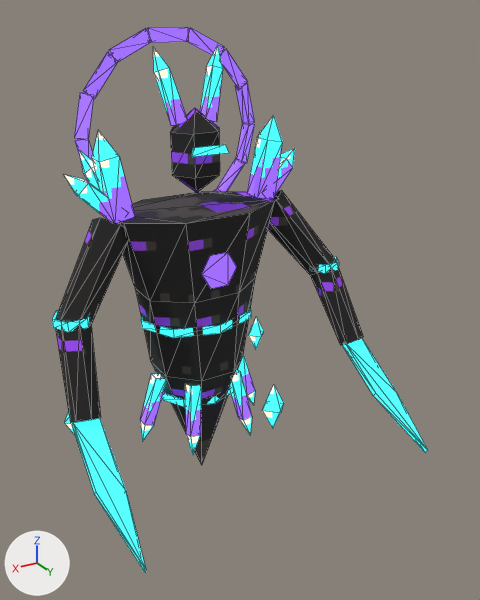
The glTF model apps/client/public/assets/nem_custode.glb, before and after one commit.
Before and after are seen from a 50 mm lens placed at (1.96, 3.86, 3.73), pointed at (-0.08, 0.45, 2.02). The lights are fixed; the arrows at lower left show +X, +Y and +Z. The older version comes first. Mesh edges are drawn as thin lines. Where no turn or scale is listed for an object, it has been applied to the vertices. Vertices at exactly the same position are counted once.

In view in the first picture: 'nem_custode'.
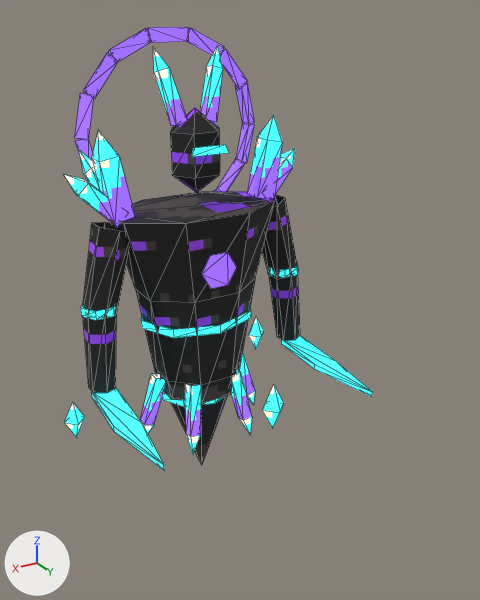
Where the newer file only moved an object's origin or applied its transform, the numbers keep the older frame.

Diff of the bpy script that builds the scene:
```diff
--- a/apps/client/public/assets/nem_custode.glb.py
+++ b/apps/client/public/assets/nem_custode.glb.py
@@ me_nem_custode @@
 # used by ob_nem_custode; location = (0.009, 0.379, 2.049)
-me_nem_custode.from_pydata(...)  # 381 vertices, 488 faces; spans x -1.11..1.11, y -0.95..0.95, z -1.6..1.6
+me_nem_custode.from_pydata(...)  # 401 vertices, 494 faces; spans x -0.9..0.9, y -0.95..0.65, z -1.6..1.6
+# me_nem_custode part 1: the loose piece of 12 vertices spanning x -1.08..-0.84, y -0.28..-0.08, z -0.05..0.01 is moved by (0.23, -0.18, -0.05)
+# me_nem_custode part 2: the loose piece of 10 vertices spanning x -1.11..-0.93, y 0.11..0.95, z -1.04..-0.53 is turned 30 degrees about the x axis through its middle, then moved by (0.26, -0.36, 0.14)
+# me_nem_custode part 3: the loose piece of 12 vertices spanning x 0.82..1.06, y -0.28..-0.08, z -0.05..0.01 is moved by (-0.23, -0.18, -0.05)
+# me_nem_custode part 4: the loose piece of 10 vertices spanning x 0.93..1.11, y 0.11..0.95, z -1.04..-0.53 is turned 30 degrees about the x axis through its middle, then moved by (-0.26, -0.36, 0.14)
+# me_nem_custode part 5
+# 44 vertices are removed from x -1.11..1.09, y -0.71..0.2, z -0.65..0.53
+# 72 faces are deleted
+# 58 vertices are added at x -0.85..0.83, y -0.69..-0.1, z -0.86..0.48
+# 6 new vertices lie (0.0, 0.11, 0.01) away from vertices in x -0.82..0.81, y -0.41, z -0.11..-0.08
+# 78 new faces join them, mat_mat_atlas (picture img_atlas)
 me_nem_custode.materials.append(mat_mat_atlas)
```

Boxes (x1, y1, x2, y2) around the edits, measured in the pictures (480 x 600 px; the box of a moved part takes in the faces that stretch with it):
'nem_custode', reshaped (18% narrower, 19% shorter)
    before: (52, 27, 428, 572)
    after: (64, 27, 372, 470)
part 1 of me_nem_custode, moved or reshaped
    before: (319, 256, 339, 273)
    after: (270, 261, 298, 278)
part 2 of me_nem_custode, moved or reshaped
    before: (343, 338, 428, 453)
    after: (282, 336, 372, 397)
part 3 of me_nem_custode, moved or reshaped
    before: (52, 310, 90, 332)
    after: (81, 304, 115, 320)
part 4 of me_nem_custode, moved or reshaped
    before: (72, 418, 146, 572)
    after: (92, 388, 164, 470)
part 5 of me_nem_custode, moved or reshaped
    before: (55, 190, 363, 465)
    after: (83, 195, 300, 465)
